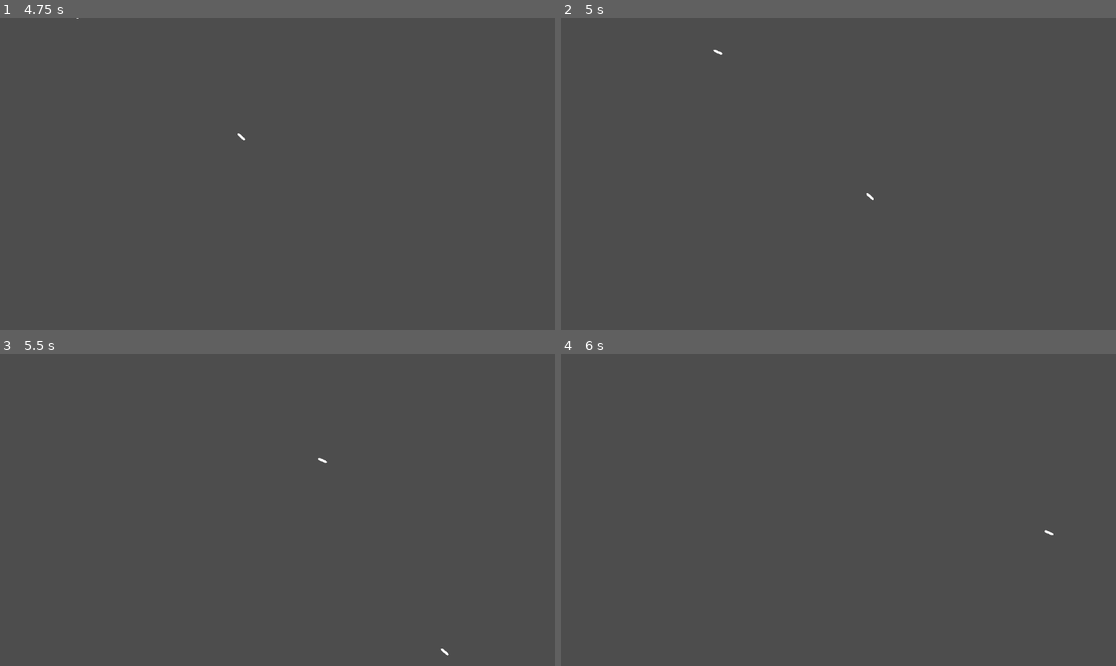
Above: before the commit, frames 1-4 (two rows, left to right).
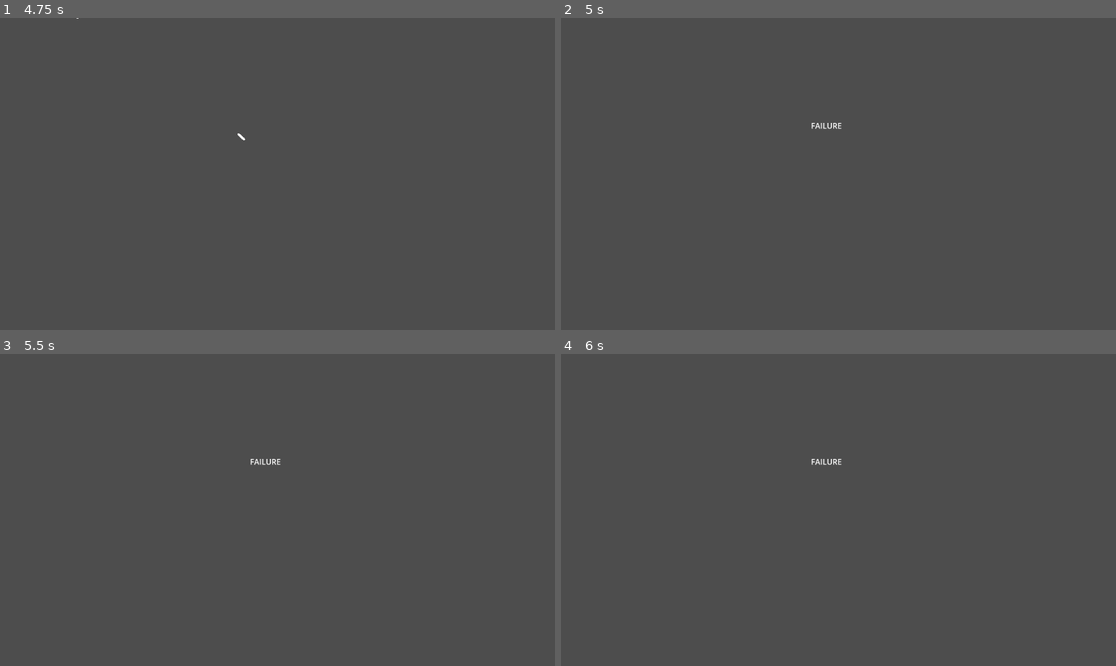
Above: after the commit, the same moments.

Repository: mpatel500/gamejam
Game: Godot game, scene res://world.tscn
Same seed, same stepped clock (60 frames per second), same inputs: the game is played once before the commit and once after it. The engine's default icon, where the game draws it, is replaced by a stand-in: a white triangle on a blue panel in a dark square.
Inputs (mouse positions are in pixels of both pictures, inside the frame that each line leads up to):
- Up to frame 1 (4.75 s): move the mouse to (249, 236) at 0.52 s; hold Up (up) 0.53-2.03 s; click (249, 236) at 0.6 s; move the mouse to (444, 220) at 1.27 s; click (444, 220) at 1.35 s; move the mouse to (111, 127) at 2.02 s; hold Left (left) 2.03-3.53 s; click (111, 127) at 2.1 s; tap Enter at 2.75 s; move the mouse to (305, 174) at 2.77 s; click (305, 174) at 2.85 s; tap Space at 3.5 s; move the mouse to (194, 96) at 3.52 s; hold Down (down) 3.53-4.28 s; click (194, 96) at 3.6 s; move the mouse to (399, 158) at 4.27 s; hold Right (right) from 4.28 s (still down); click (399, 158) at 4.35 s
- Up to frame 2 (5 s): keep holding Right (right)
- Up to frame 3 (5.5 s): move the mouse to (166, 525) at 5.02 s; release Right (right) at 5.03 s; hold Up (up) from 5.03 s (still down); click (166, 525) at 5.1 s
- Up to frame 4 (6 s): tap Enter at 5.75 s; move the mouse to (894, 441) at 5.77 s; release Up (up) at 5.78 s; hold Right (right) from 5.78 s (still down); click (894, 441) at 5.85 s

Frame 1 is identical in both runs. In frame 2, less than 0.1% of the frame differs, in the area x 27-57%, y 10-59%; in frame 3, less than 0.1%; in frame 4, less than 0.1%.

Commit message:
Add fail state

Diff:
--- a/Bad guy.gd
+++ b/Bad guy.gd
@@ -17,5 +17,9 @@
 
 
 func _on_bad_guy_area_2d_body_entered(body):
-	if body.is_in_group("player") and STOMPABLE == true:
-		queue_free()
+	if body.is_in_group("player"):
+		if STOMPABLE:
+			queue_free()
+		else:
+			body.visible = false
+			get_tree().change_scene_to_file("res://you_fail.tscn")
--- /dev/null
+++ b/you_fail.tscn
@@ -0,0 +1,10 @@
+[gd_scene format=3 uid="uid://bq5ert4q35ktt"]
+
+[node name="YouFail" type="Node2D"]
+
+[node name="RichTextLabel" type="RichTextLabel" parent="."]
+offset_left = 519.0
+offset_top = 212.0
+offset_right = 1543.0
+offset_bottom = 406.0
+text = "FAILURE"
